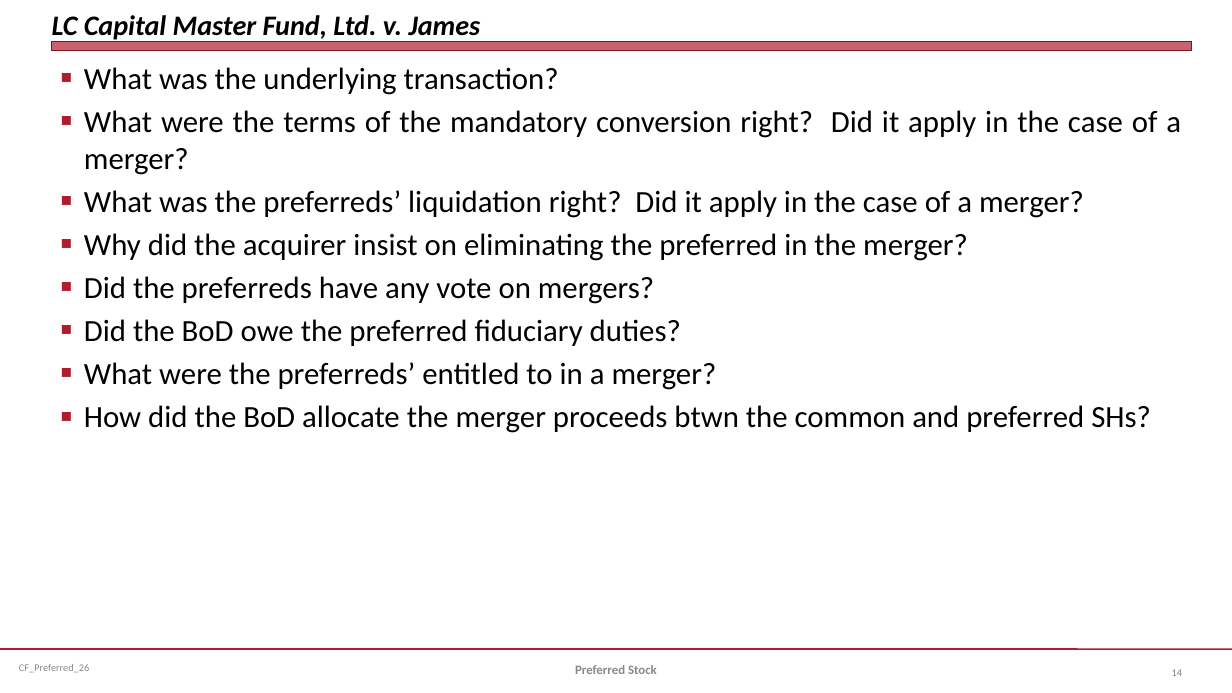
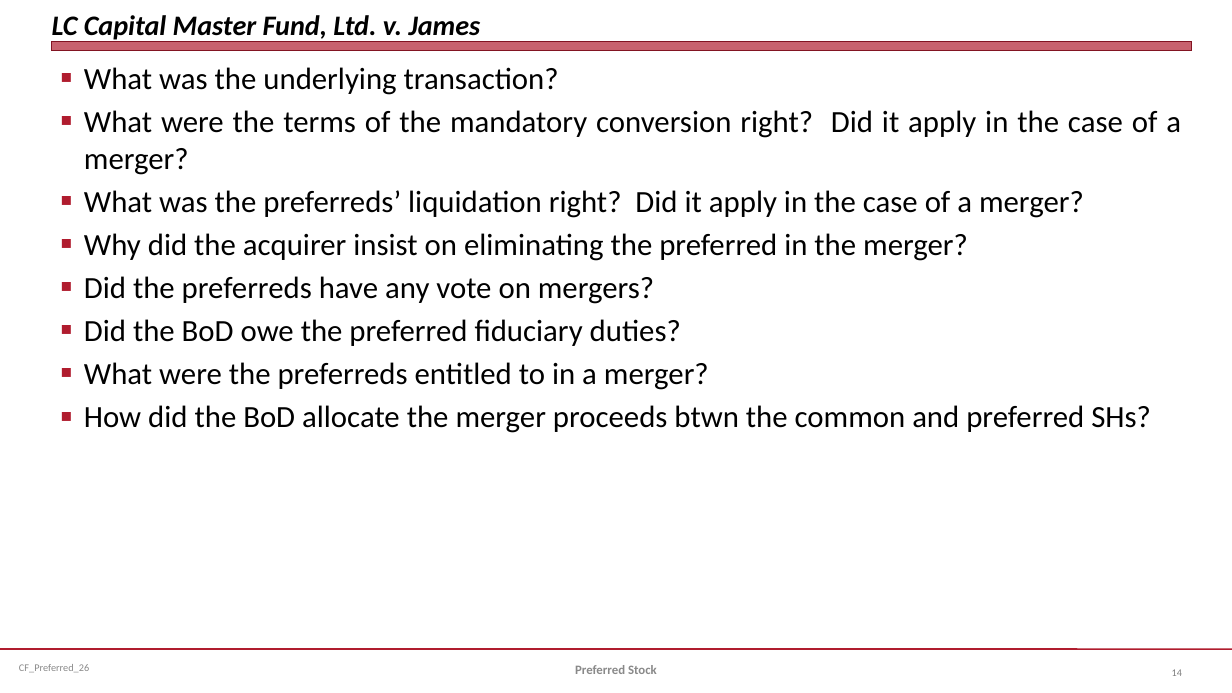
Before and after one commit to jmc877/Corporate-Finance, a slide deck: slide 14 of slides/CF_Preferred_26.pptx. Drawn at 1232x693 pixels with LibreOffice and Linux fonts; fonts in the diff are those of the drawing. Boxes give left, top, right and bottom in pixels: in the first picture for what was removed or moved away, otherwise in the second. Text is boxed around its words. In the diff, an @@ line names an element or a change of style, - is before the commit and + after.

```diff
--- a/slides/CF_Preferred_26.pptx
+++ b/slides/CF_Preferred_26.pptx
@@ text at bbox=[84, 362, 709, 390]: text changed @@
-■ What were the preferreds’ entitled to in a merger?
+■ What were the preferreds entitled to in a merger?
```
Also in this commit, not shown: 2 other files.
